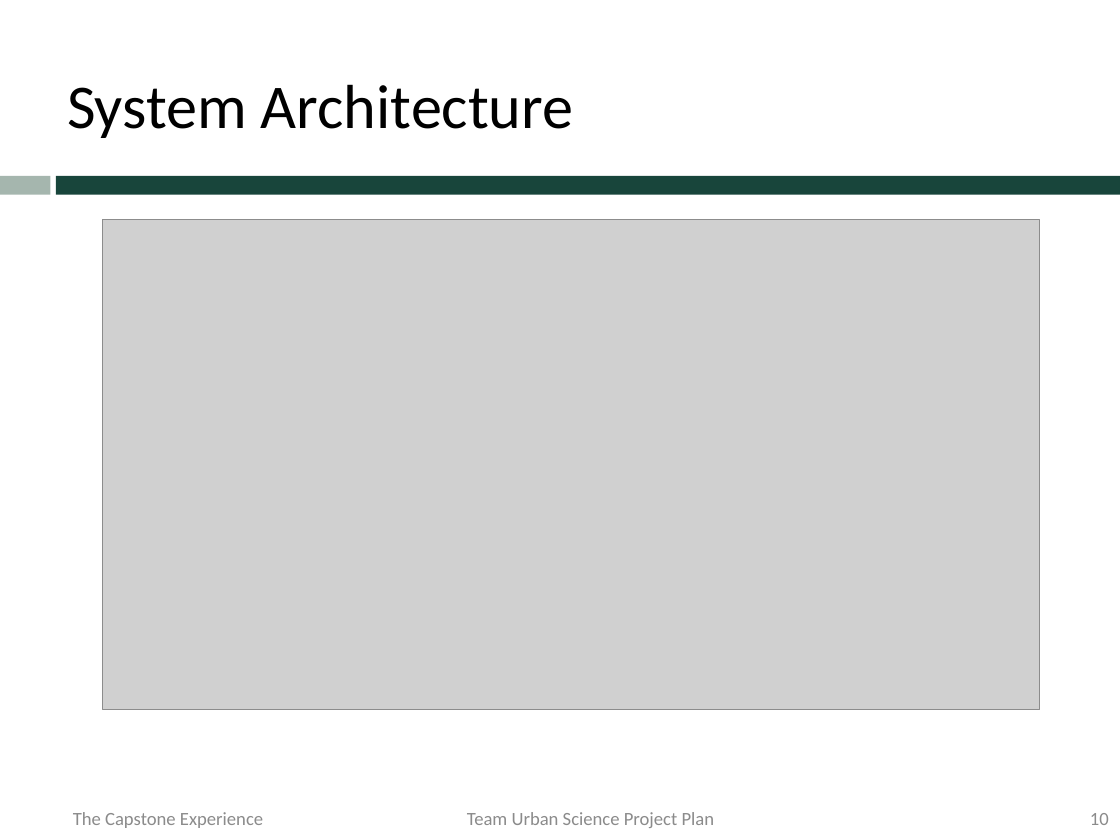
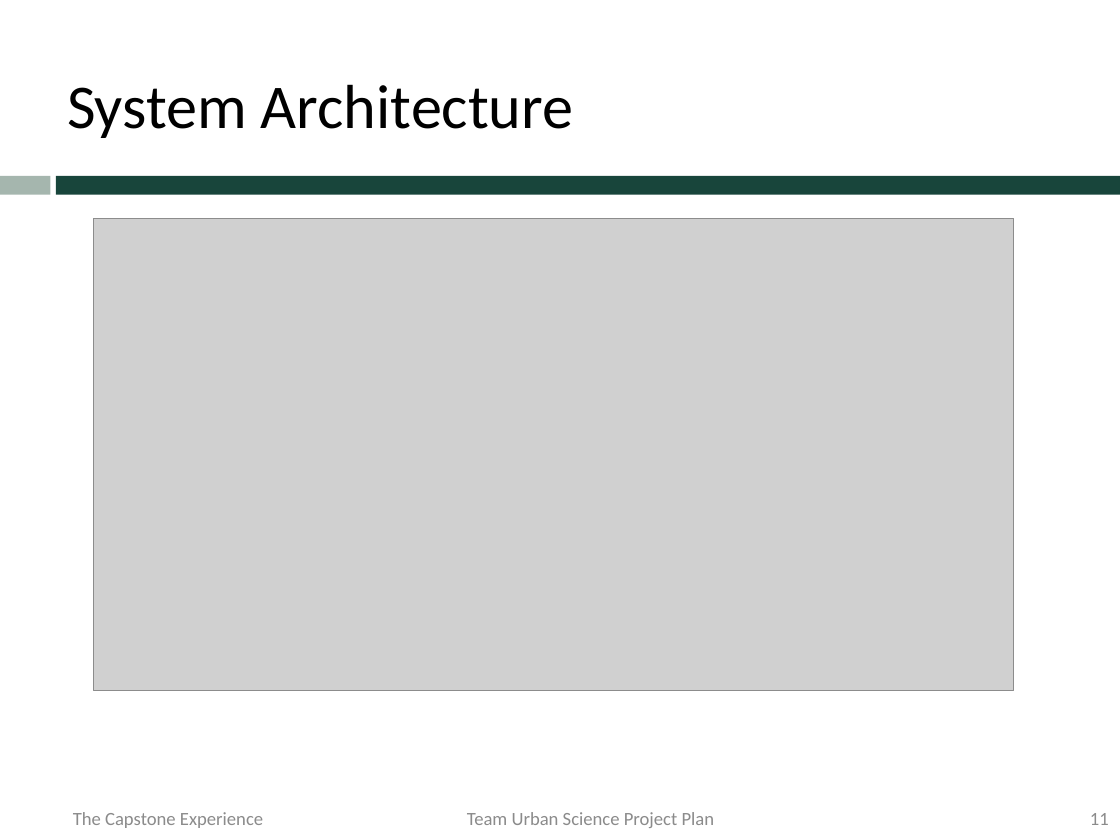
Before and after one commit to msu-capstone-team-urban-science/infographic-generator, a slide deck: slide 11 of project-plan-presentation/team-urban-science-project-plan-presentation.pptx (slide 10 before the commit). Drawn at 1120x840 pixels with LibreOffice and Linux fonts; fonts in the diff are those of the drawing; grey boxes stand for pictures; background and template pictures are left out. Boxes give left, top, right and bottom in pixels: in the first picture for what was removed or moved away, otherwise in the second. Text is boxed around its words. In the diff, an @@ line names an element or a change of style, - is before the commit and + after.

```diff
--- a/project-plan-presentation/team-urban-science-project-plan-presentation.pptx
+++ b/project-plan-presentation/team-urban-science-project-plan-presentation.pptx
@@ picture: place and size @@
-picture at (103,220,1039,710)
+picture at (93,218,1014,691)
@@ page number at (1090,813,1109,825): text changed @@
-10
+11
```
Also in this commit, not shown: 4 other slides changed, 1 slide added.
